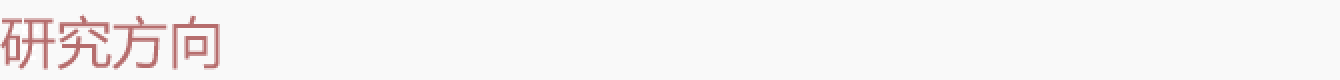
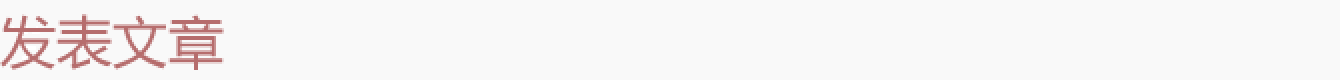
Before/after of a 1340 x 80 layered artwork. What changed in the layer stack:
renamed "研究方向" to "发表文章", painted on it over <box>0,14,224,70</box>
